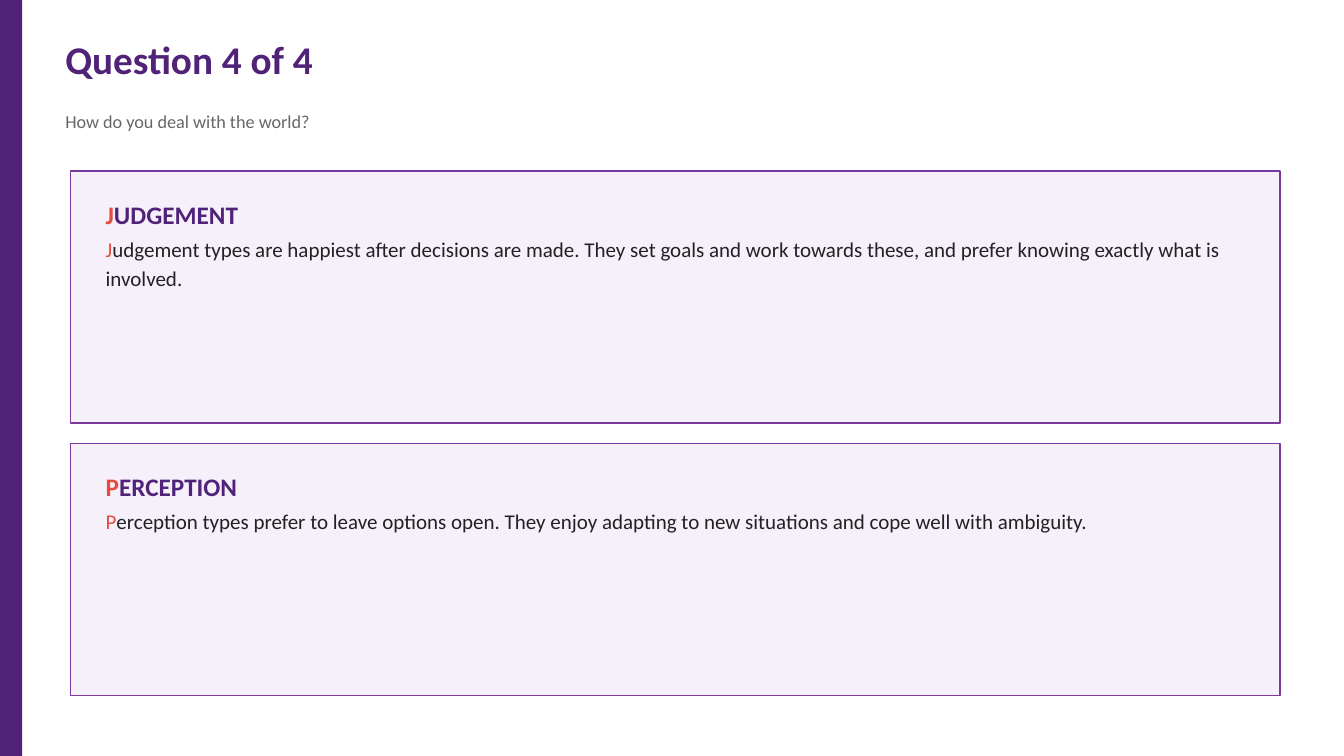
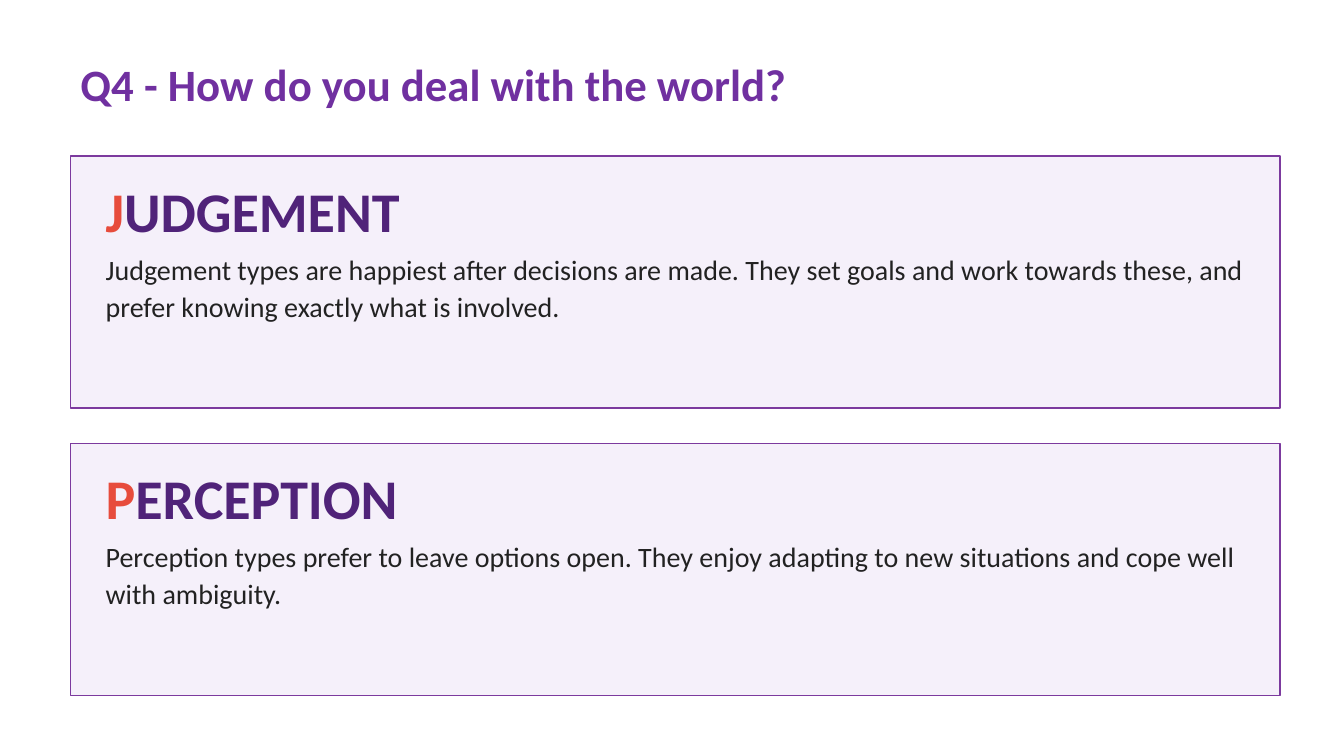
Before and after one commit to 975801846-star/workspace-outputs, a slide deck: slide 6 of Effective_Teamwork_2_survey.pptx. Drawn at 1344x756 pixels with LibreOffice and Linux fonts; fonts in the diff are those of the drawing. Boxes give left, top, right and bottom in pixels: in the first picture for what was removed or moved away, otherwise in the second. Text is boxed around its words. In the diff, an @@ line names an element or a change of style, - is before the commit and + after.

Commit message:
Unify Q2-Q4 slide format with Q1 (32pt title, 40pt option, 20pt desc)

```diff
--- a/Effective_Teamwork_2_survey.pptx
+++ b/Effective_Teamwork_2_survey.pptx
@@ rectangle removed at box(0, 0, 22, 756) @@
@@ text removed at box(65, 46, 313, 79) @@
-Question 4 of 4
@@ text at box(80, 69, 786, 108): text changed; size 13 to 32 pt; text colour #666666 to #7030A0; bold on @@
-How do you deal with the world?
+Q4 - How do you deal with the world?
@@ rectangle: place and size @@
-rectangle at box(71, 171, 1280, 423)
+rectangle at box(71, 156, 1280, 408)
@@ text "JUDGEMENT": place and size @@
-text "JUDGEMENT" at box(106, 207, 1219, 286)
+text "JUDGEMENT" at box(106, 195, 1242, 322)
@@ text "JUDGEMENT" at box(106, 195, 1242, 322): size 18 to 40 pt in "JUDGEMENT"; size 15 to 20 pt; text colour #E74C3C to #222222 in "Judgement"; line spacing 1.1 to 1; more space between paragraphs; line spacing 1.15 to 1.1 @@
@@ text "PERCEPTION" at box(106, 482, 1234, 609): size 18 to 40 pt in "PERCEPTION"; size 15 to 20 pt; text colour #E74C3C to #222222 in "Perception"; line spacing 1.1 to 1; more space between paragraphs; line spacing 1.15 to 1.1 @@
```
Also in this commit, not shown: 3 other slides changed.
